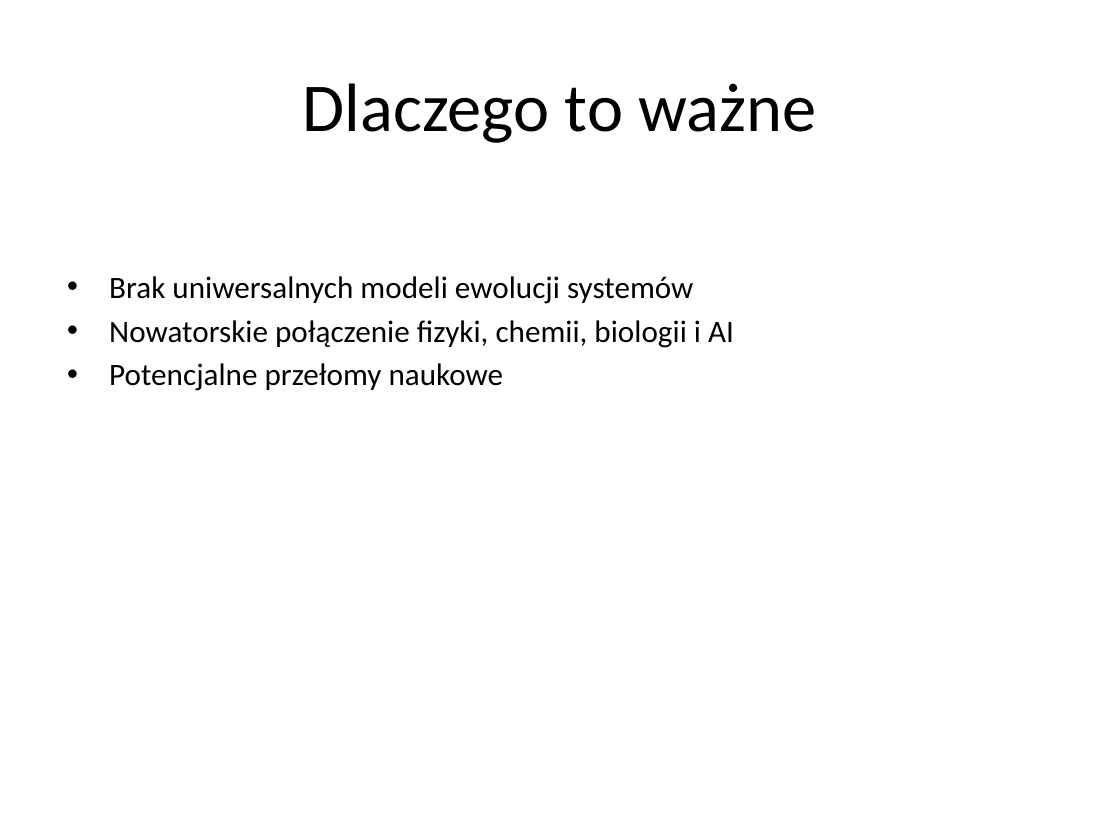
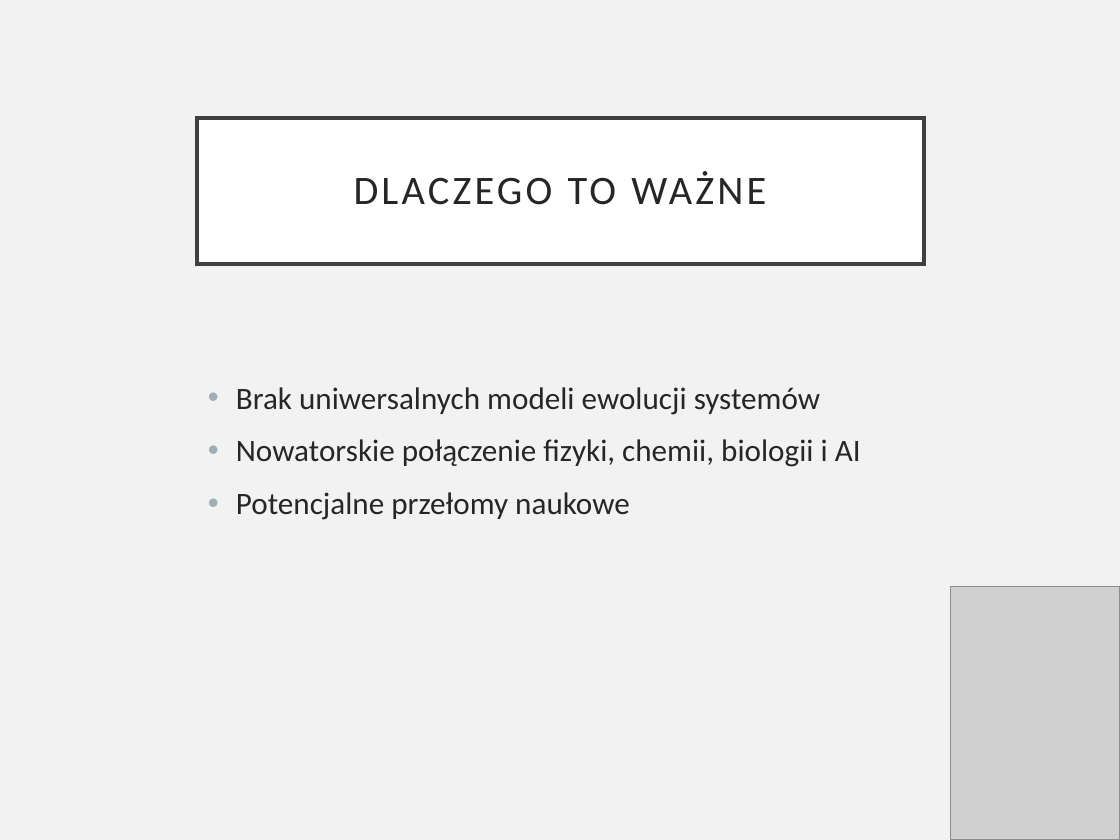
Before and after one commit to ProhunterPL/live2.0, a slide deck: slide 3 of docs/wniosek/pg współpraca live2.0/Live2.0_PG_prezentacja.pptx. Drawn at 1120x840 pixels with LibreOffice and Linux fonts; fonts in the diff are those of the drawing; grey boxes stand for pictures. Boxes give left, top, right and bottom in pixels: in the first picture for what was removed or moved away, otherwise in the second. Text is boxed around its words. In the diff, an @@ line names an element or a change of style, - is before the commit and + after.

```diff
--- a/docs/wniosek/pg współpraca live2.0/Live2.0_PG_prezentacja.pptx
+++ b/docs/wniosek/pg współpraca live2.0/Live2.0_PG_prezentacja.pptx
@@ background #FFFFFF to #F2F2F2 @@
@@ title "DLACZEGO TO WAŻNE": place and size @@
-title "DLACZEGO TO WAŻNE" at (303, 83, 817, 143)
+title "DLACZEGO TO WAŻNE" at (197, 118, 924, 263)
@@ title "DLACZEGO TO WAŻNE" at (197, 118, 924, 263): fill none to #FFFFFF; outline none to #404040 2.5 pt @@
@@ title at (354, 171, 766, 205): text changed; size 44 to 26 pt; text colour #000000 to #262626 @@
-Dlaczego to ważne
+DLACZEGO TO WAŻNE
@@ text "Brak uniwersalnych modeli ewolucji systemów": place and size @@
-text "Brak uniwersalnych modeli ewolucji systemów" at (109, 276, 734, 391)
+text "Brak uniwersalnych modeli ewolucji systemów" at (236, 387, 861, 520)
@@ text "Brak uniwersalnych modeli ewolucji systemów" at (236, 387, 861, 520): text colour #000000 to #262626; indent changed; more space between paragraphs @@
@@ picture added at (951, 587, 1120, 840) @@
```
Also in this commit, not shown: 10 other slides changed.
